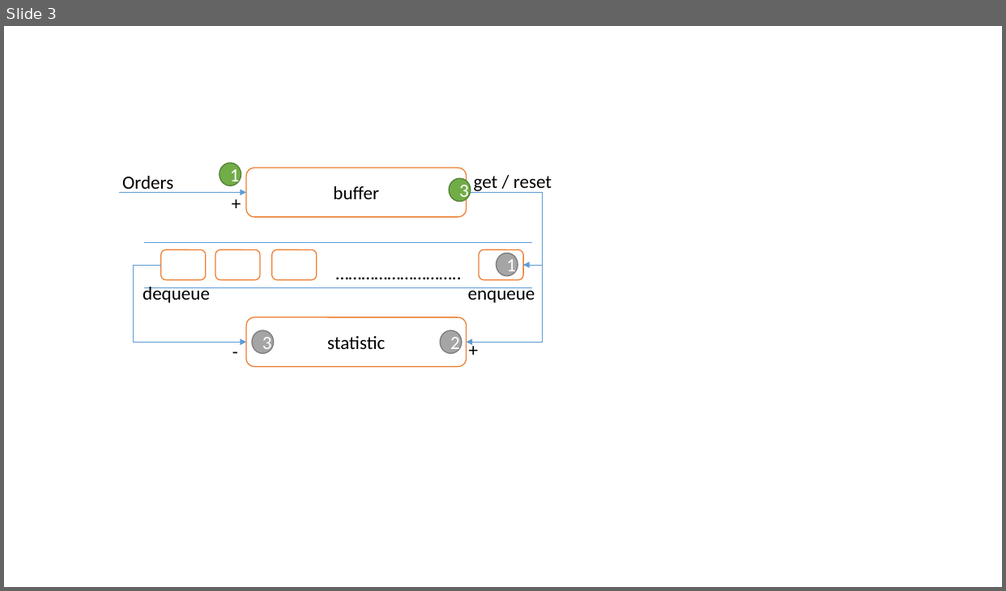
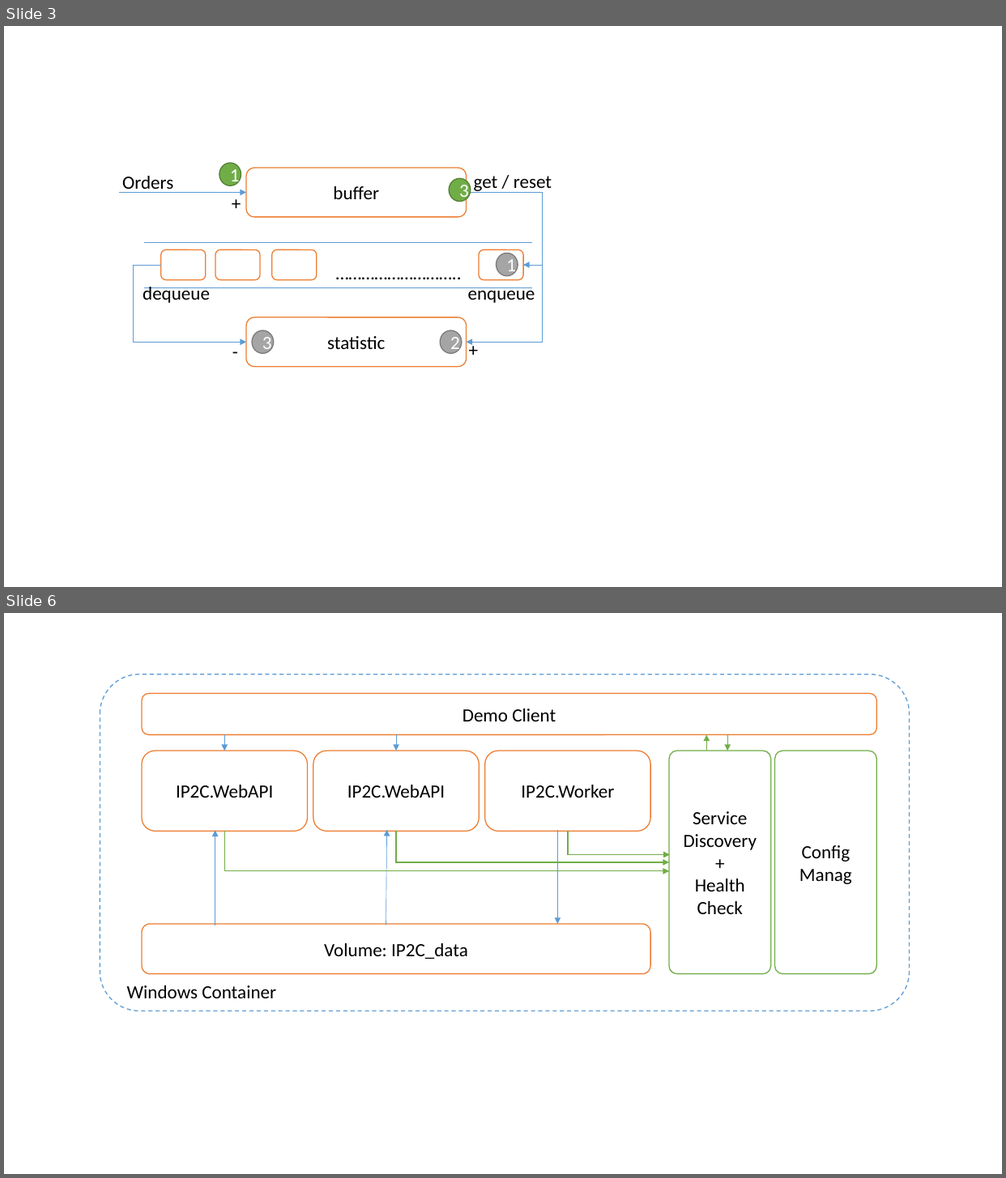
Before and after one commit to andrew0928/columns.chicken-house.net, a slide deck: wp-content/uploads/2018/04/簡報1.pptx. Shown one above the other, each under a label of ours: slide 3 before the commit, slides 3 and 6 after it; the slides between them are not shown. The pictures are 1006x591 and 1006x1178 pixels, drawn with LibreOffice and Linux fonts; fonts in the diff are those of the drawing. Boxes give left, top, right and bottom in pixels: in the first picture for what was removed or moved away, otherwise in the second. Text is boxed around its words. In the diff, an @@ line names an element or a change of style, - is before the commit and + after.

```diff
--- a/wp-content/uploads/2018/04/簡報1.pptx
+++ b/wp-content/uploads/2018/04/簡報1.pptx
@@ slide 6 added at [4, 613, 1002, 1174], background #FFFFFF @@
@@ rounded rectangle added at [100, 675, 909, 1012], fill #FFFFFF, outline #5B9BD5 1 pt dashed @@
@@ rounded rectangle added at [142, 693, 877, 735], fill #FFFFFF, outline #ED7D31 1 pt, 18 pt, text #000000 @@
+Demo Client
@@ rounded rectangle added at [142, 751, 307, 831], fill #FFFFFF, outline #ED7D31 1 pt, 18 pt, text #000000 @@
+IP2C.WebAPI
@@ arrow added from (225, 735) to (225, 751), #5B9BD5 0.5 pt @@
@@ rounded rectangle added at [313, 751, 479, 831], fill #FFFFFF, outline #ED7D31 1 pt, 18 pt, text #000000 @@
+IP2C.WebAPI
@@ arrow added from (396, 735) to (396, 751), #5B9BD5 0.5 pt @@
@@ rounded rectangle added at [485, 751, 651, 831], fill #FFFFFF, outline #ED7D31 1 pt, 18 pt, text #000000 @@
+IP2C.Worker
@@ rounded rectangle added at [670, 751, 771, 974], fill #FFFFFF, outline #70AD47 1 pt, 18 pt, text #000000 @@
+Service Discovery
++
+Health Check
@@ arrow added from (707, 751) to (707, 735), #70AD47 1 pt @@
@@ arrow added from (728, 735) to (728, 751), #70AD47 1 pt @@
@@ rounded rectangle added at [775, 751, 877, 974], fill #FFFFFF, outline #70AD47 1 pt, 18 pt, text #000000 @@
+Config
+Manag
@@ arrow added from (215, 926) to (215, 830), #5B9BD5 0.5 pt @@
@@ elbow arrow added from (225, 831) to (670, 871), #70AD47 1 pt @@
@@ arrow added from (386, 925) to (387, 830), #5B9BD5 0.5 pt @@
@@ elbow arrow added from (396, 831) to (670, 862), #70AD47 1 pt @@
@@ arrow added from (558, 830) to (558, 924), #5B9BD5 0.5 pt @@
@@ elbow arrow added from (568, 831) to (670, 855), #70AD47 1 pt @@
@@ rounded rectangle added at [142, 924, 651, 974], fill #FFFFFF, outline #ED7D31 1 pt, 18 pt, text #000000 @@
+Volume: IP2C_data
@@ text added at [127, 986, 276, 999], 18 pt, text #000000 @@
+Windows Container
```
Also in this commit, not shown: 4 other slides added, 3 other files.
